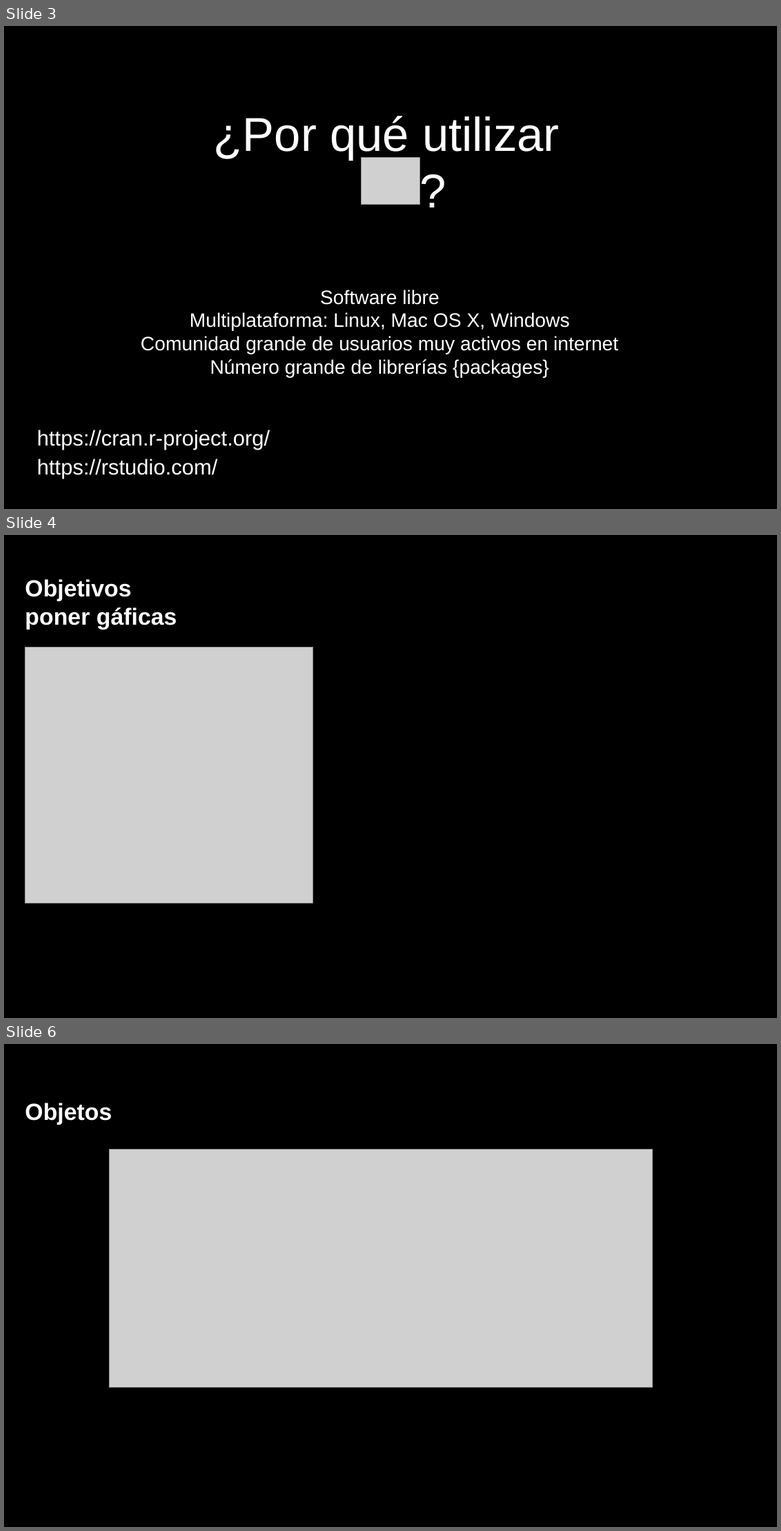
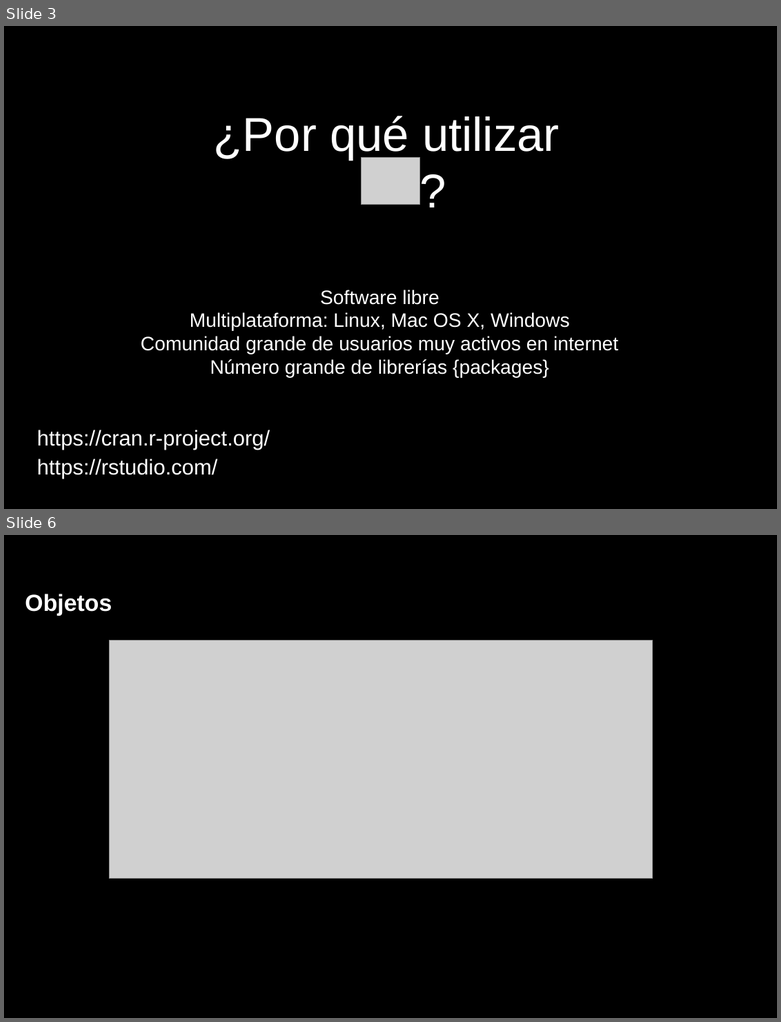
Before and after one commit to lebalcazar/R_IITCA, a slide deck: Presentacion/presentacion_01.odp. Shown one above the other, each under a label of ours: slides 3, 4 and 6 before the commit, slides 3 and 6 after it; the slides between them are not shown. The pictures are 781x1531 and 781x1022 pixels, drawn with LibreOffice and Linux fonts; fonts in the diff are those of the drawing; grey boxes stand for pictures. Boxes give left, top, right and bottom in pixels: in the first picture for what was removed or moved away, otherwise in the second. Text is boxed around its words. In the diff, an @@ line names an element or a change of style, - is before the commit and + after.

```diff
--- a/Presentacion/presentacion_01.odp
+++ b/Presentacion/presentacion_01.odp
@@ slide 4 removed at box(4, 535, 777, 1018), background #000000 @@
@@ title removed at box(25, 579, 177, 630) @@
-Objetivos
-poner gáficas
@@ picture removed at box(25, 647, 312, 903) @@
```
Also in this commit, not shown: 5 slides changed, 2 slides added, 1 other slide removed, 2 other files.
